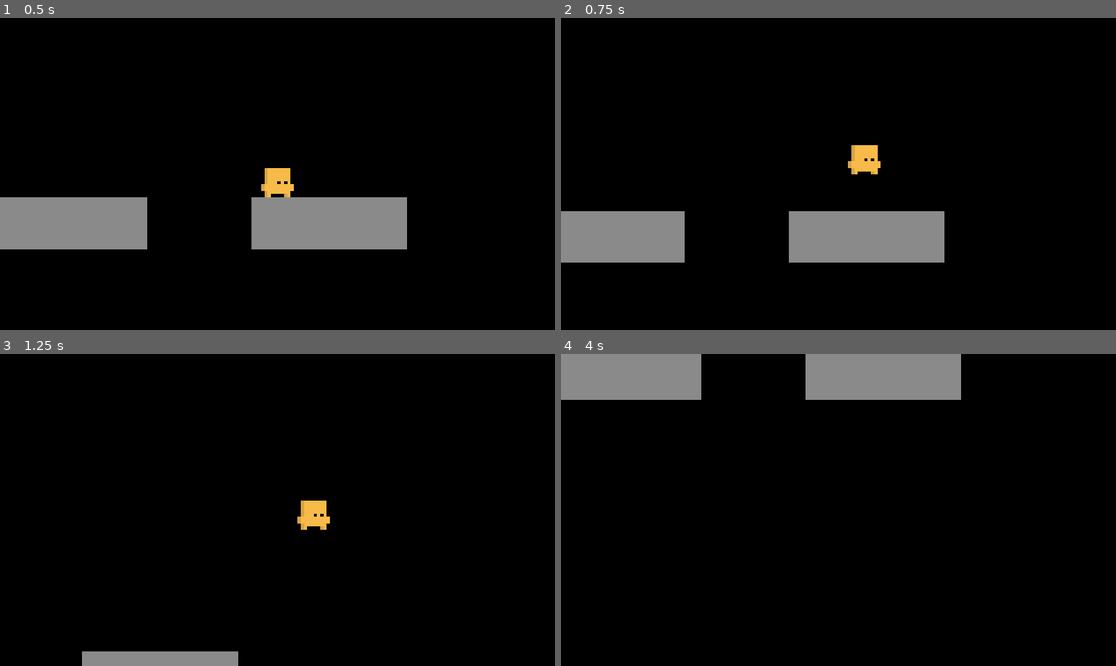
Above: before the commit, frames 1-4 (two rows, left to right).
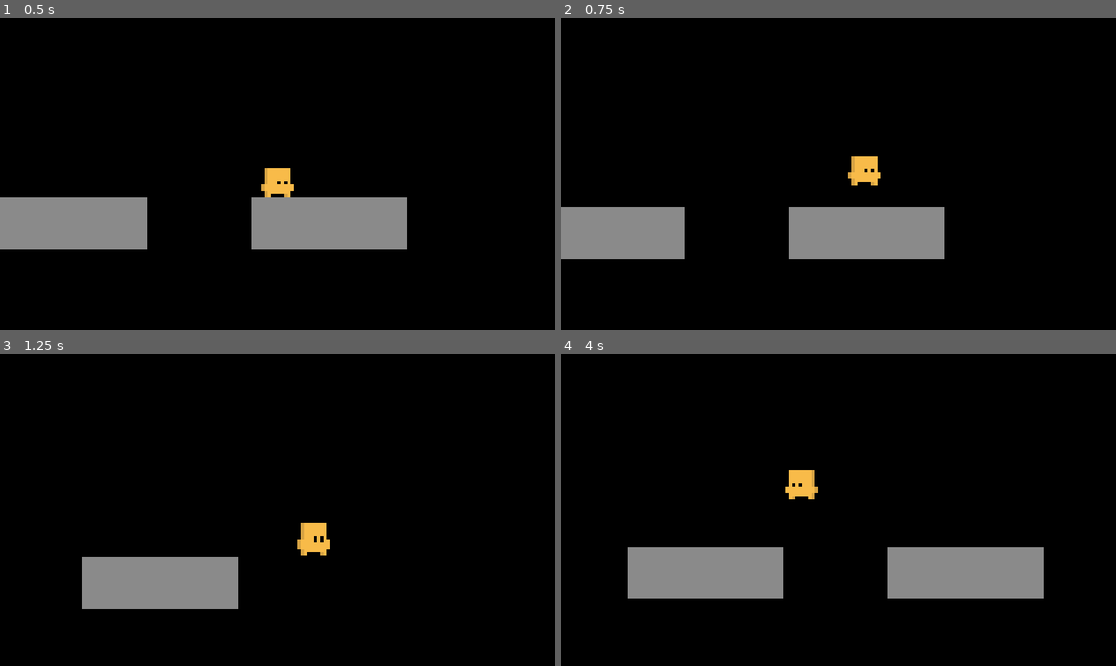
Above: after the commit, the same moments.

Repository: Nhoque3786/cubicalprototype
Game: Godot game, scene res://Levels/Testing Grounds/PlayerTesting.tscn
Same seed, same stepped clock (60 frames per second), same inputs: the game is played once before the commit and once after it.
Inputs:
- Up to frame 1 (0.5 s): no input
- Up to frame 2 (0.75 s): tap Enter at 0.5 s; hold D (move_right) from 0.53 s (still down); tap Space (jump) at 0.6 s
- Up to frame 3 (1.25 s): keep holding D (move_right); tap Space (jump) at 0.77, 1.07 s
- Up to frame 4 (4 s): release D (move_right) at 1.28 s; hold A (move_left) 1.28-2.03 s; tap Space (jump) at 1.35, 1.52, 1.82, 2.1, 2.85, 3.02, 3.32, 3.5, 3.6, 3.77 s; hold D (move_right) 2.03-3.53 s; hold A (move_left) from 3.53 s (still down)

Frame 1 is identical in both runs. In frame 2, 1.7% of the frame differs, in the area x 0-70%, y 40-79%; in frame 3, 6.8%; in frame 4, 18%, in the area x 0-87%, y 0-79%.

Commit message:
Enhance camera handling and player jump mechanics; optimize occlusion raycasting

Diff:
--- a/Things/Hyprcore/Hyprcore.gd
+++ b/Things/Hyprcore/Hyprcore.gd
@@ -12,6 +12,7 @@
 @export var transition_type: Tween.TransitionType = Tween.TRANS_CUBIC
 @export var ease_type: Tween.EaseType = Tween.EASE_IN_OUT
 var is_rotating: bool = false
+var _cached_camera: Camera3D = null
 var target_rotation_y_deg: float = 0.0
 
 @export_group("Snapping")
@@ -100,11 +101,17 @@
 		return null
 	return get_tree().get_first_node_in_group(&"player") as CharacterBody3D
 
-func get_depth_direction() -> Vector3:
+func get_camera() -> Camera3D:
+	if _cached_camera != null and _cached_camera.is_inside_tree():
+		return _cached_camera
 	var viewport := get_viewport()
 	if viewport == null:
-		return Vector3.BACK
-	var camera: Camera3D = viewport.get_camera_3d()
+		return null
+	_cached_camera = viewport.get_camera_3d()
+	return _cached_camera
+
+func get_depth_direction() -> Vector3:
+	var camera: Camera3D = get_camera()
 	if camera == null:
 		return Vector3.BACK
 
@@ -116,10 +123,7 @@
 	return camera_depth.normalized()
 
 func get_screen_horizontal_direction() -> Vector3:
-	var viewport := get_viewport()
-	if viewport == null:
-		return Vector3.RIGHT
-	var camera: Camera3D = viewport.get_camera_3d()
+	var camera: Camera3D = get_camera()
 	if camera == null:
 		return Vector3.RIGHT
 
--- a/Things/Hyprcore/Hyprsnap.gd
+++ b/Things/Hyprcore/Hyprsnap.gd
@@ -153,13 +153,15 @@
 	if not has_candidate:
 		return true
 
-	if not is_equal_approx(score, best_score):
-		return score < best_score
-
 	match priority:
 		Hyprcore.DepthPriority.FRONTMOST:
-			return depth_position > best_depth_position
+			if depth_position > best_depth_position + 0.1: return true
+			if depth_position < best_depth_position - 0.1: return false
 		Hyprcore.DepthPriority.BEHINDMOST:
-			return depth_position < best_depth_position
+			if depth_position < best_depth_position - 0.1: return true
+			if depth_position > best_depth_position + 0.1: return false
 		_:
-			return depth_distance < best_depth_distance
+			if depth_distance < best_depth_distance - 0.1: return true
+			if depth_distance > best_depth_distance + 0.1: return false
+
+	return score < best_score
--- a/Things/Player/Internals/PlayerGhost.gd
+++ b/Things/Player/Internals/PlayerGhost.gd
@@ -13,6 +13,9 @@
 @export_flags_3d_physics var occluder_mask: int = 1
 # Aim the occlusion ray a touch above the origin so it targets Cubic's body, not his feet.
 @export var aim_height: float = 0.2
+# Interval between occlusion raycasts (in seconds) to limit frequency.
+@export var raycast_interval: float = 0.05
+var _time_since_last_raycast: float = 0.0
 
 func _ready() -> void:
 	player = get_parent() as Player
@@ -42,8 +45,8 @@
 	# Parent to the real sprite so it inherits position/offset automatically.
 	source_sprite.add_child(ghost)
 
-# Use _process (after physics) so the silhouette matches the frame actually drawn.
-func _process(_delta: float) -> void:
+# Use _physics_process with an interval to limit occlusion raycasting overhead.
+func _physics_process(delta: float) -> void:
 	if ghost == null or source_sprite == null:
 		return
 
@@ -52,10 +55,17 @@
 	ghost.frame = source_sprite.frame
 	ghost.flip_h = source_sprite.flip_h
 
-	ghost.visible = _is_occluded()
+	_time_since_last_raycast += delta
+	if _time_since_last_raycast >= raycast_interval:
+		_time_since_last_raycast = 0.0
+		ghost.visible = _is_occluded()
 
 func _is_occluded() -> bool:
-	var cam: Camera3D = player.get_viewport().get_camera_3d()
+	var cam: Camera3D = null
+	if player.hyprcore != null:
+		cam = player.hyprcore.get_camera()
+	if cam == null:
+		cam = player.get_viewport().get_camera_3d()
 	if cam == null:
 		return false
 
--- a/Things/Player/Internals/PlayerMovement.gd
+++ b/Things/Player/Internals/PlayerMovement.gd
@@ -14,7 +14,11 @@
 	player = get_parent() as Player
 
 func get_screen_horizontal_dir() -> Vector3:
-	var cam: Camera3D = player.get_viewport().get_camera_3d()
+	var cam: Camera3D = null
+	if player.hyprcore != null:
+		cam = player.hyprcore.get_camera()
+	if cam == null:
+		cam = player.get_viewport().get_camera_3d()
 	if not cam: return Vector3.RIGHT
 
 	var screen_right: Vector3 = cam.global_transform.basis.x
@@ -85,3 +89,7 @@
 			# We don't reset buffer here, we let it be consumed by is_preparing_jump
 
 	return did_jump
+
+func handle_variable_jump() -> void:
+	if Input.is_action_just_released(&"jump") and player.velocity.y > 0.0:
+		player.velocity.y *= player.jump_cut_multiplier
--- a/Things/Player/Internals/PlayerRIP.gd
+++ b/Things/Player/Internals/PlayerRIP.gd
@@ -112,16 +112,17 @@
 		player.animated_sprite.speed_scale = 1.0
 		player.animated_sprite.play(&"death_fall")
 
-		var finished := [false]
-		var on_finished := func(): finished[0] = true
-		player.animated_sprite.animation_finished.connect(on_finished, CONNECT_ONE_SHOT)
+		var done := [false]
+		var mark_done := func(): done[0] = true
 
-		var start_time := Time.get_ticks_msec()
-		while not finished[0] and (Time.get_ticks_msec() - start_time) < 1500:
+		player.animated_sprite.animation_finished.connect(mark_done, CONNECT_ONE_SHOT)
+		get_tree().create_timer(1.5).timeout.connect(mark_done, CONNECT_ONE_SHOT)
+
+		while not done[0]:
 			await get_tree().process_frame
 
-		if player.animated_sprite.animation_finished.is_connected(on_finished):
-			player.animated_sprite.animation_finished.disconnect(on_finished)
+		if player.animated_sprite.animation_finished.is_connected(mark_done):
+			player.animated_sprite.animation_finished.disconnect(mark_done)
 
 	await get_tree().create_timer(player.death_freeze_duration).timeout
 
--- a/Things/Player/Internals/player.gd
+++ b/Things/Player/Internals/player.gd
@@ -22,6 +22,7 @@
 @export var jump_delay: float = 0.03
 @export var coyote_time: float = 0.15
 @export var jump_buffer_time: float = 0.12
+@export var jump_cut_multiplier: float = 0.4
 
 @export_group("Visuals")
 @export var animated_sprite: AnimatedSprite3D
@@ -112,6 +113,7 @@
 			movement.handle_horizontal_movement(h_dir, input_h, delta)
 			movement.apply_gravity(delta)
 			did_jump = movement.process_jump(delta)
+			movement.handle_variable_jump()
 
 	move_and_slide()
 	var is_on_floor_now: bool = is_on_floor()
--- a/project.godot
+++ b/project.godot
@@ -12,7 +12,7 @@
 
 config/name="Cubical Prototype"
 run/main_scene="res://Levels/Testing Grounds/PlayerTesting.tscn"
-config/features=PackedStringArray("4.6", "GL Compatibility")
+config/features=PackedStringArray("4.7", "GL Compatibility")
 boot_splash/bg_color=Color(0.21960784, 0.7058824, 1, 1)
 boot_splash/stretch_mode=0
 boot_splash/image="uid://cidfeuejcbte1"
